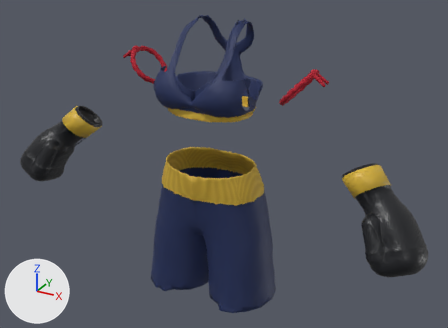
An edit to the glTF model public/coaches/mma-amara/tenues/muaythai.glb, drawn before and after from the same camera.
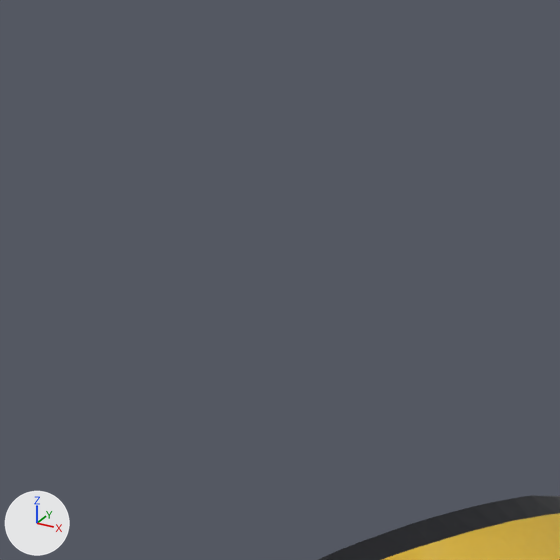
The first picture shows the older version from a camera (50 mm lens) standing at (0.855, -1.461, 1.794) and looking at (0.04, 0.02, 1.053). The close-ups show the older and then the newer version on the part from 71% to 84% of the width and 35% to 52% of the height of that picture. Only the edits that show in the close-ups are written down. Every picture has the same lights, and +X, +Y and +Z are marked at lower left. Where no turn or scale is listed for an object, it has been applied to the vertices. Vertices at exactly the same position are counted once.

The first close-up shows 'gant-Left'.
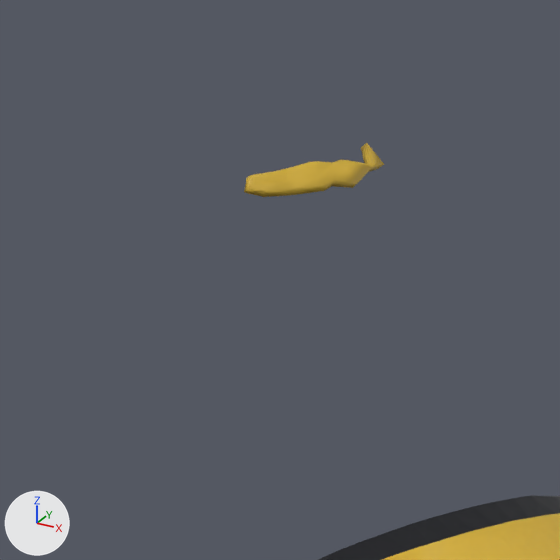
Location of each change, [x1, y1, x2, y2] in pixels of the close-ups (560 x 560 px):
'haut-brassiere', reshaped (not visible before)
    after: [244, 143, 384, 197]

Patch to the scene script:
```diff
--- a/public/coaches/mma-amara/tenues/muaythai.glb.py
+++ b/public/coaches/mma-amara/tenues/muaythai.glb.py
@@ me_haut_brassiere_002 @@
 # used by ob_haut_brassiere; location = (0.0, 0.0, 0.9233)
-me_haut_brassiere_002.from_pydata(...)  # 9230 vertices, 18531 faces; spans x -0.141..0.142, y -0.108..0.155, z 0.285..0.55
+me_haut_brassiere_002.from_pydata(...)  # 7022 vertices, 14087 faces; spans x -0.428..0.428, y -0.108..0.155, z 0.285..0.55
+# me_haut_brassiere_002 part 1: a new loose piece of 54 vertices spanning x 0.402..0.428, y 0.006..0.043, z 0.297..0.304, in mat_liseré__d4af37
+# other edits to the shape of me_haut_brassiere_002 do not show in these pictures
 me_haut_brassiere_002.materials.append(mat_haut_brassiere__1d2b57)
```
